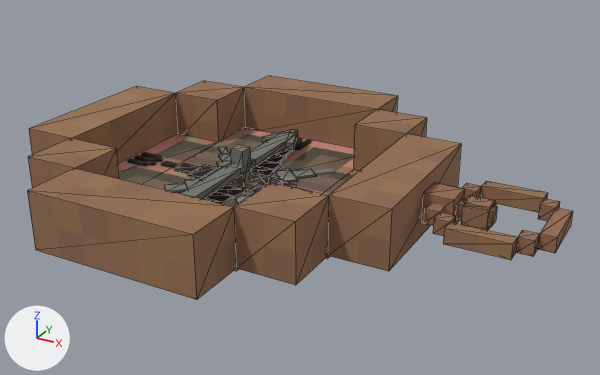
An edit to the glTF model portfolio-website/images-objects/antique_compass.gltf, drawn before and after from the same camera.
Both versions are drawn from a camera (50 mm lens) standing at (1.437, -1.932, 0.751) and looking at (0.651, -0.502, 0.035). The lights are fixed; the arrows at lower left show +X, +Y and +Z. Mesh edges are drawn as thin lines on the coarser meshes. Where no turn or scale is listed for an object, it has been applied to the vertices.

The scene before the commit, as lines of its bpy script (objects in view):
```python
me_mesh_7 = bpy.data.meshes.new('Mesh_7')
me_mesh_7.from_pydata(...)  # a box spanning x -0.125..0.25, y -0.125..0.5, z 0.0..0.016
me_mesh_7.materials.append(mat_material_1)
me_mesh_80 = bpy.data.meshes.new('Mesh_80')
me_mesh_80.from_pydata(...)  # a box spanning x 0.044..0.081, y 0.156..0.344, z 0.053..0.069
me_mesh_80.materials.append(mat_material_3)
me_mesh_81 = bpy.data.meshes.new('Mesh_81')
me_mesh_81.from_pydata(...)  # a box spanning x 0.044..0.081, y 0.172..0.344, z 0.053..0.069
me_mesh_81.materials.append(mat_material_3)
ob_cube_007 = bpy.data.objects.new('cube.007', me_mesh_7)
ob_cube_007.location = (0.438, -0.688, 0.0)
ob_cube_080 = bpy.data.objects.new('cube.080', me_mesh_80)
ob_cube_080.location = (0.438, -0.625, -0.006)
ob_cube_081 = bpy.data.objects.new('cube.081', me_mesh_81)
ob_cube_081.location = (0.438, -0.875, -0.006)
# also in view: 'cube.001' at (0.5, -0.875, 0.062); 'cube.006' at (0.125, -0.5, 0.062); 'cube.002' at (0.75, -0.75, 0.062); 'cube.008' at (0.25, -0.5, 0.008); 'cube.005' at (0.875, -0.5, 0.062)
```
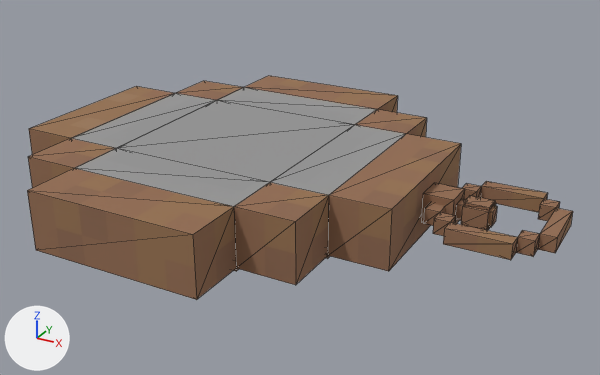
Boxes (x1, y1, x2, y2) around the edits, measured in the pictures (600 x 375 px):
'cube.091', added: after (117, 100, 354, 182)
'cube.087', added: after (76, 148, 270, 207)
'cube.090', added: after (271, 125, 406, 195)
'cube.089', added: after (72, 93, 216, 148)
'cube.088', added: after (217, 87, 377, 125)
'cube', unchanged, covered by the edit: before (244, 76, 398, 148); after (245, 76, 398, 113)
'cube.007', unchanged, covered by the edit: before (142, 128, 354, 207)
'cube.004', unchanged, covered by the edit: before (175, 81, 245, 142); after (177, 81, 244, 100)
'cube.008', unchanged, covered by the edit: before (118, 134, 218, 184)

The change, as a list of edits to the scene's bpy script:
```text
Add img_image_4:
    img_image_4 = load_image('Image_4', '_unpacked/Image_4', 16, 16, 'sRGB')
Add mat_material_4:
    mat_material_4 = bpy.data.materials.new('Material_4')
    # uses the picture img_image_4
Add me_mesh_91:
    me_mesh_91.from_pydata(...)  # a box spanning x -0.375..0.0, y -0.25..0.125, z 0.094..0.125
    me_mesh_91.materials.append(mat_material_4)
Add me_mesh_90:
    me_mesh_90.from_pydata(...)  # a box spanning x -0.125..0.0, y -0.25..0.125, z 0.094..0.125
    me_mesh_90.materials.append(mat_material_4)
Add me_mesh_89:
    me_mesh_89.from_pydata(...)  # a box spanning x -0.125..0.0, y -0.25..0.125, z 0.094..0.125
    me_mesh_89.materials.append(mat_material_4)
Add me_mesh_88:
    me_mesh_88.from_pydata(...)  # a box spanning x -0.125..0.25, y -0.125..0.0, z 0.094..0.125
    me_mesh_88.materials.append(mat_material_4)
Add me_mesh_87:
    me_mesh_87.from_pydata(...)  # a box spanning x -0.125..0.25, y -0.125..0.0, z 0.094..0.125
    me_mesh_87.materials.append(mat_material_4)
Add ob_cube_091:
    ob_cube_091 = bpy.data.objects.new('cube.091', me_mesh_91)
    ob_cube_091.location = (0.688, -0.438, 0.0)
Add ob_cube_090:
    ob_cube_090 = bpy.data.objects.new('cube.090', me_mesh_90)
    ob_cube_090.location = (0.812, -0.438, 0.0)
Add ob_cube_089:
    ob_cube_089 = bpy.data.objects.new('cube.089', me_mesh_89)
    ob_cube_089.location = (0.312, -0.438, 0.0)
Add ob_cube_088:
    ob_cube_088 = bpy.data.objects.new('cube.088', me_mesh_88)
    ob_cube_088.location = (0.438, -0.188, 0.0)
Add ob_cube_087:
    ob_cube_087 = bpy.data.objects.new('cube.087', me_mesh_87)
    ob_cube_087.location = (0.438, -0.688, 0.0)
```
